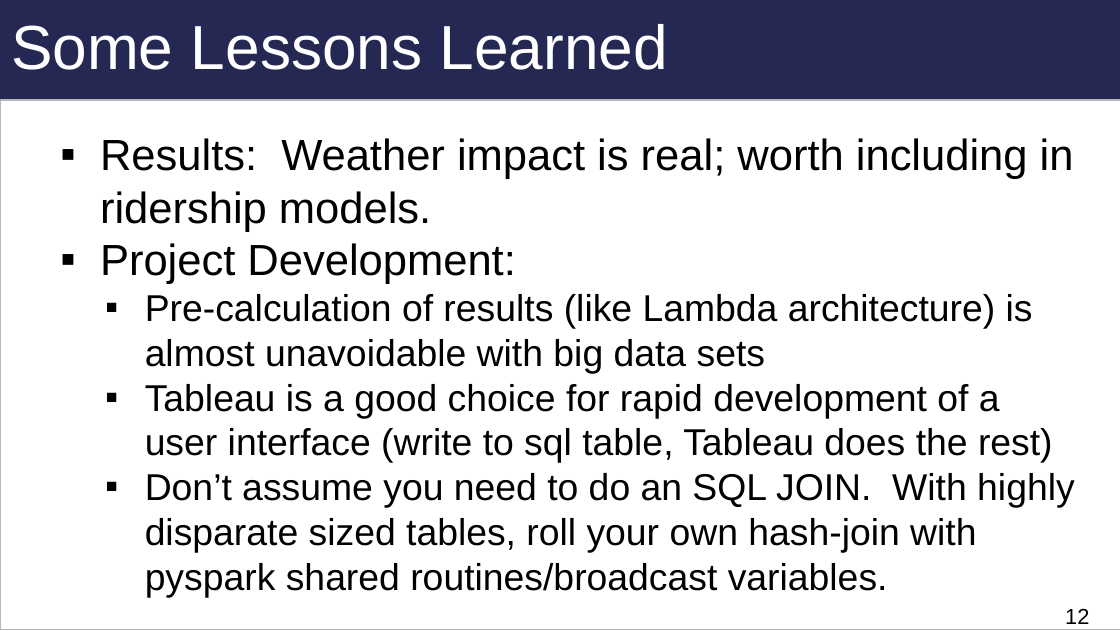
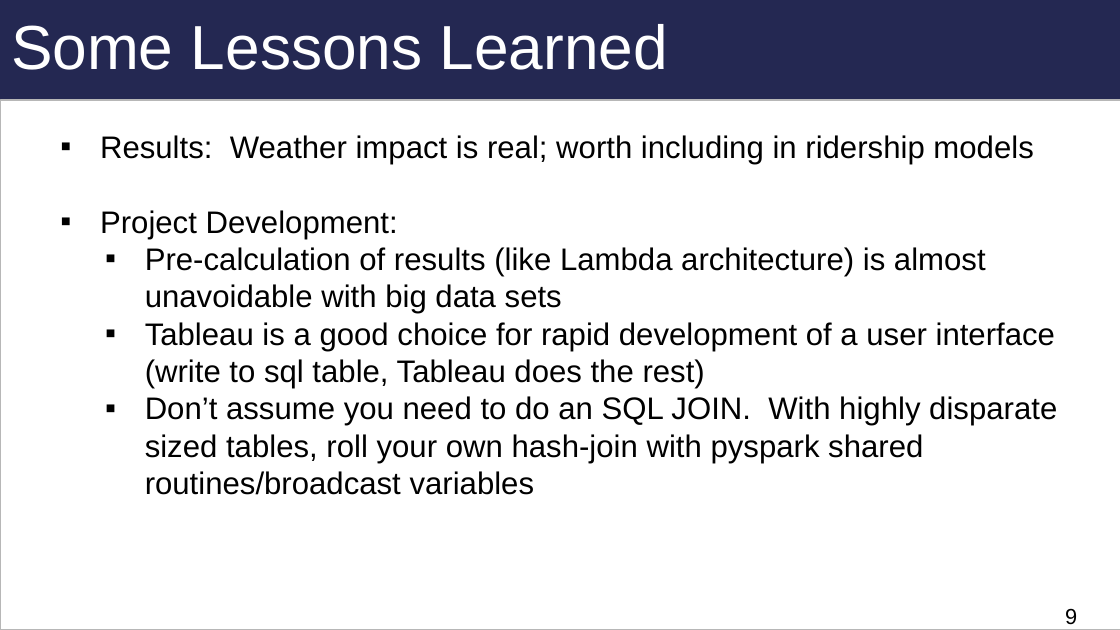
Before and after one commit to blakkan/CabStuff, a slide deck: slide 9 of W205-TaxiNYC-FinalPresentation-JB-RN-AP.pptx (slide 12 before the commit). Drawn at 1120x630 pixels with LibreOffice and Linux fonts; fonts in the diff are those of the drawing. Boxes give left, top, right and bottom in pixels: in the first picture for what was removed or moved away, otherwise in the second. Text is boxed around its words. In the diff, an @@ line names an element or a change of style, - is before the commit and + after.

```diff
--- a/W205-TaxiNYC-FinalPresentation-JB-RN-AP.pptx
+++ b/W205-TaxiNYC-FinalPresentation-JB-RN-AP.pptx
@@ text at (100, 135, 1033, 164): text changed; size 28 to 20 pt @@
-▪ Results: Weather impact is real; worth including in ridership models.
+▪ Results: Weather impact is real; worth including in ridership models
@@ text at (100, 210, 1055, 388): size 28 to 20 pt in "Project Development:"; size 24 to 20 pt in "Pre-calculation of results (like Lambda architecture) is ...", "Tableau is a good choice for rapid ..." @@
@@ text at (145, 396, 1057, 495): text changed; size 24 to 20 pt @@
-  ▪ Don’t assume you need to do an SQL JOIN. With highly disparate sized tables, roll your own hash-join with pyspark shared routines/broadcast variables.
+  ▪ Don’t assume you need to do an SQL JOIN. With highly disparate sized tables, roll your own hash-join with pyspark shared routines/broadcast variables
@@ page number at (1065, 608, 1077, 625): text changed @@
-12
+9
```
Also in this commit, not shown: 5 other slides changed, 5 slides added, 6 slides removed.
